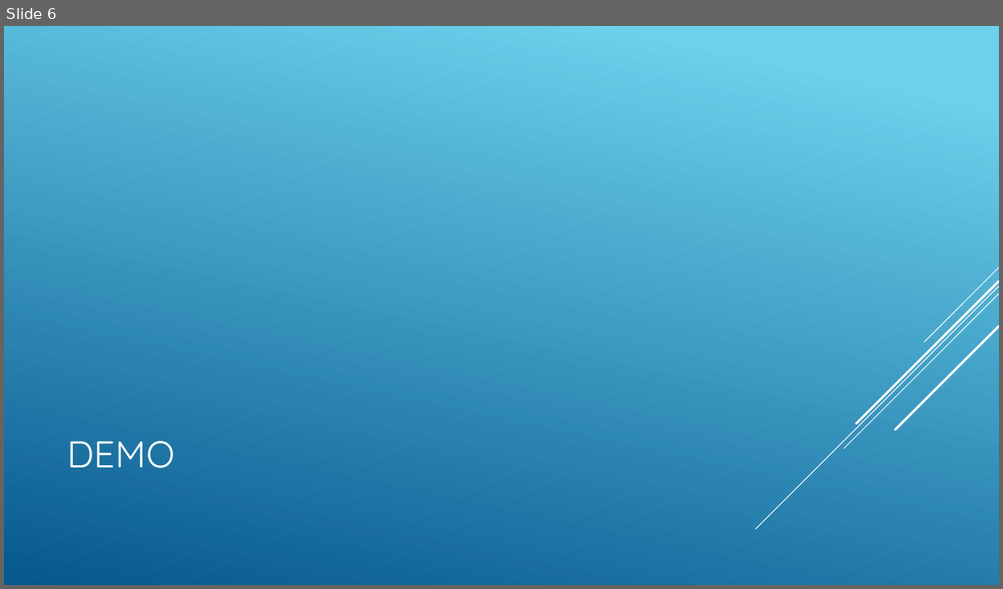
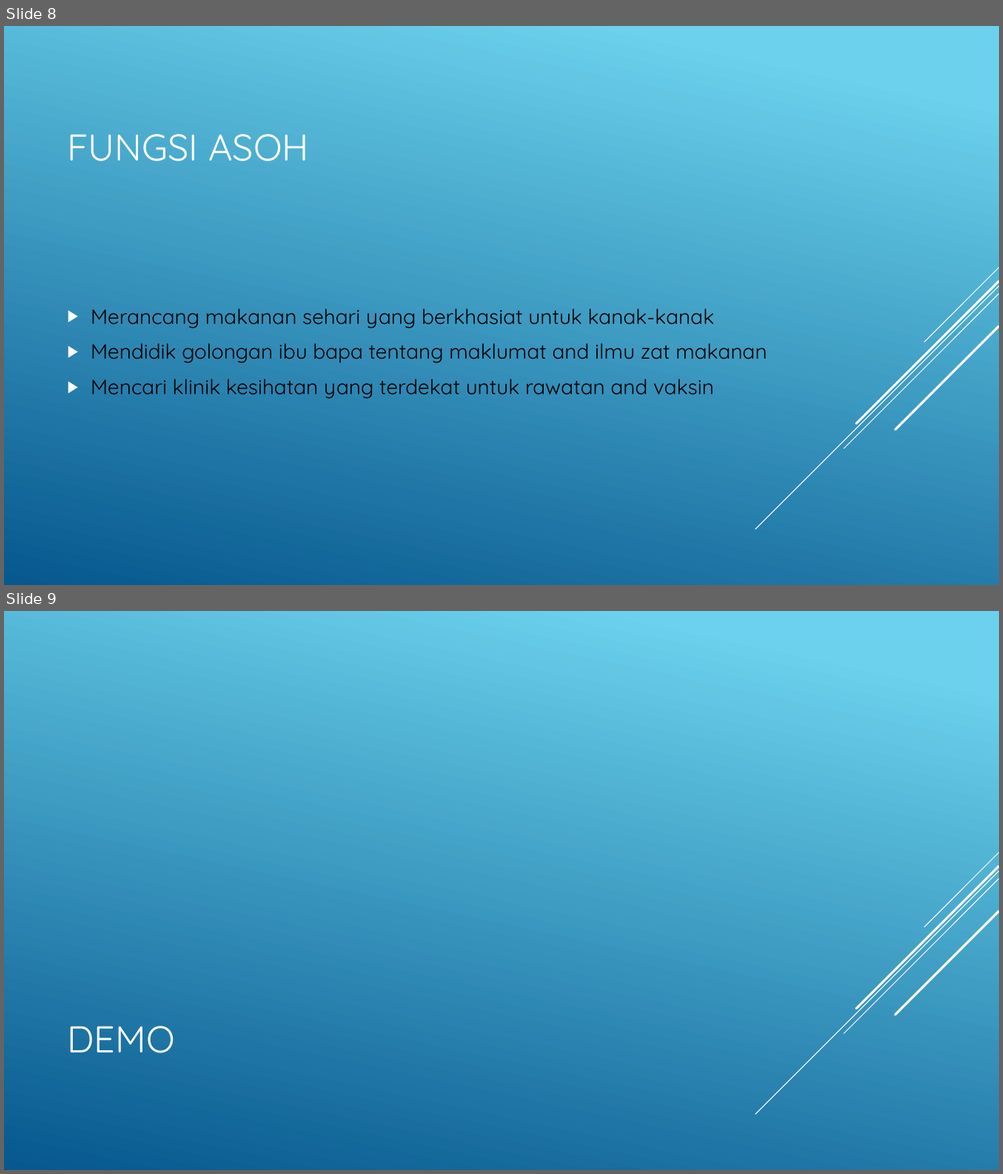
Before and after one commit to knazran/asoh, a slide deck: Design_Draft.pptx. Shown one above the other, each under a label of ours: slide 6 before the commit, slides 8 and 9 after it. The pictures are 1003x589 and 1003x1174 pixels, drawn with LibreOffice and Linux fonts; fonts in the diff are those of the drawing. Boxes give left, top, right and bottom in pixels: in the first picture for what was removed or moved away, otherwise in the second. Text is boxed around its words. In the diff, an @@ line names an element or a change of style, - is before the commit and + after.

```diff
--- a/Design_Draft.pptx
+++ b/Design_Draft.pptx
@@ slide 8 added at <box>4,26,999,585</box>, background gradient #6ED2EB to #06588E; not listed: 5 template elements that a slide beside it also shows @@
@@ title added at <box>68,134,309,161</box>, 36 pt, text #FFFFFF @@
+FUNGSI ASOH
@@ text added at <box>91,309,767,399</box>, 20 pt, text #000000 @@
+▶ Merancang makanan sehari yang berkhasiat untuk kanak-kanak
+▶ Mendidik golongan ibu bapa tentang maklumat and ilmu zat makanan
+▶ Mencari klinik kesihatan yang terdekat untuk rawatan and vaksin
@@ what was slide 6 is now slide 9 @@
```
Also in this commit, not shown: 2 slides changed, 4 other slides added.
